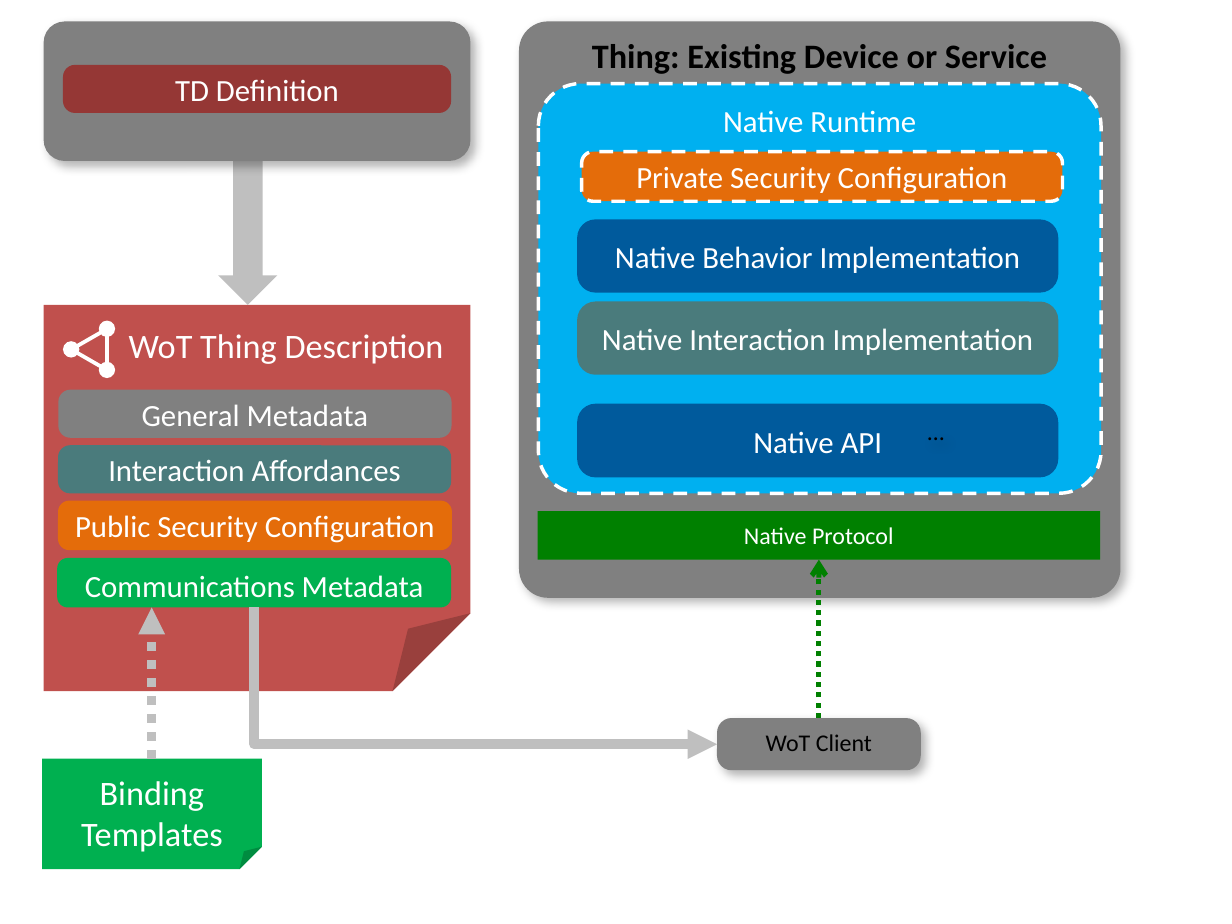
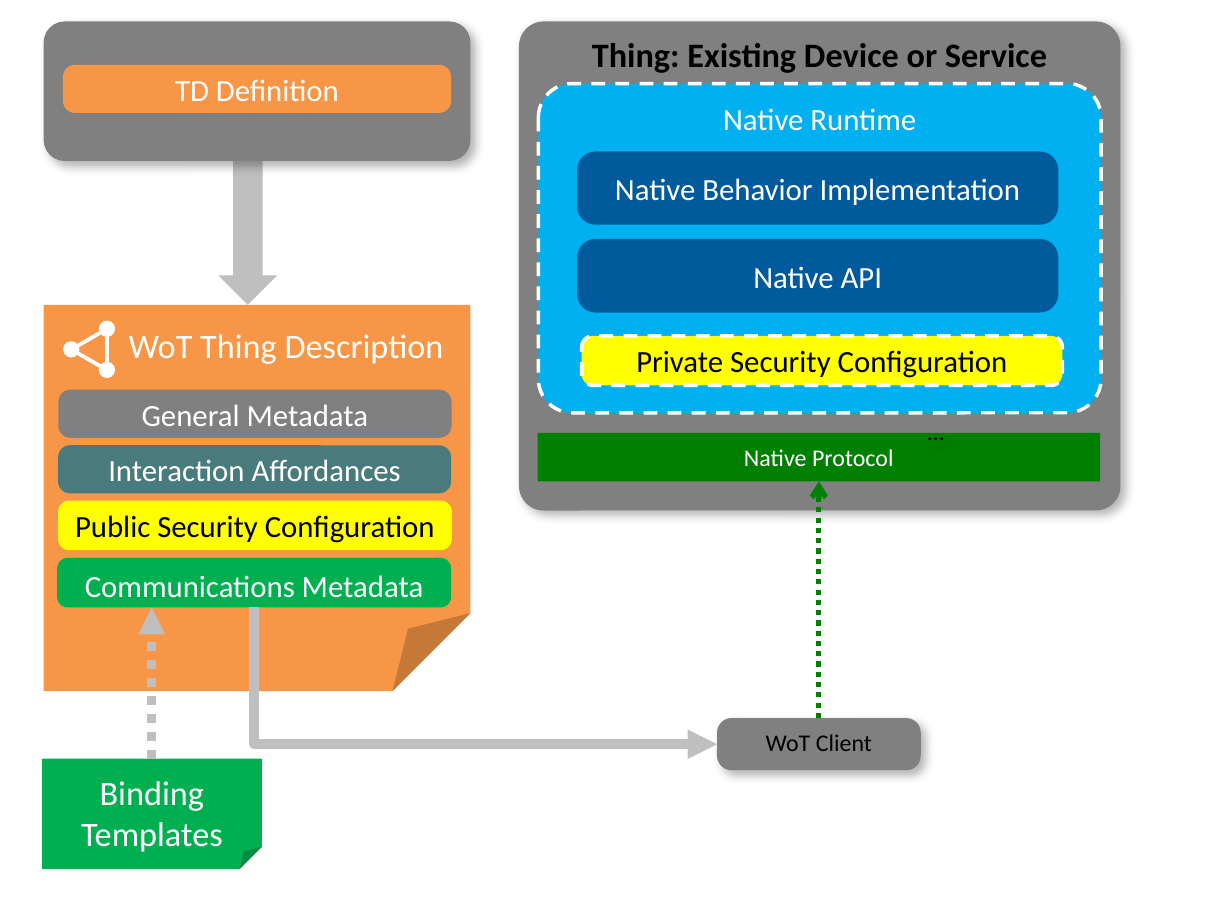
Before and after one commit to w3c/wot-architecture, a slide deck: slide 11 of images/wot-architecture-figures-new2.pptx. Drawn at 1232x924 pixels with LibreOffice and Linux fonts; fonts in the diff are those of the drawing. Boxes give left, top, right and bottom in pixels: in the first picture for what was removed or moved away, otherwise in the second. Text is boxed around its words. In the diff, an @@ line names an element or a change of style, - is before the commit and + after.

```diff
--- a/images/wot-architecture-figures-new2.pptx
+++ b/images/wot-architecture-figures-new2.pptx
@@ rounded rectangle "Thing: Existing Device or Service": place and size @@
-rounded rectangle "Thing: Existing Device or Service" at [519, 21, 1120, 598]
+rounded rectangle "Thing: Existing Device or Service" at [519, 21, 1120, 510]
@@ rounded rectangle "TD Definition" at [63, 65, 451, 113]: fill #953735 to #F79646 @@
@@ rounded rectangle "Native Runtime": place and size @@
-rounded rectangle "Native Runtime" at [538, 84, 1101, 494]
+rounded rectangle "Native Runtime" at [538, 84, 1101, 413]
@@ rounded rectangle "Native Behavior Implementation": place and size @@
-rounded rectangle "Native Behavior Implementation" at [578, 219, 1060, 292]
+rounded rectangle "Native Behavior Implementation" at [578, 152, 1060, 224]
@@ rounded rectangle "Native API": place and size @@
-rounded rectangle "Native API" at [578, 404, 1060, 478]
+rounded rectangle "Native API" at [578, 239, 1060, 313]
@@ folded corner "WoT Thing Description" at [43, 306, 469, 691]: fill #C0504D to #F79646 @@
@@ rounded rectangle removed at [578, 302, 1060, 375] @@
-Native Interaction Implementation
@@ rounded rectangle "Private Security Configuration" at [582, 336, 1062, 386]: text colour #FFFFFF to #000000; fill #E46C0A to #FFFF00 @@
@@ rounded rectangle "Private Security Configuration": place and size @@
-rounded rectangle "Private Security Configuration" at [582, 152, 1062, 201]
+rounded rectangle "Private Security Configuration" at [582, 336, 1062, 386]
@@ rectangle "Native Protocol": place and size @@
-rectangle "Native Protocol" at [537, 511, 1100, 559]
+rectangle "Native Protocol" at [537, 432, 1100, 480]
@@ rounded rectangle "Public Security Configuration" at [58, 500, 452, 549]: text colour #FFFFFF to #000000; fill #E46C0A to #FFFF00 @@
@@ arrow moved from (819, 718) - (819, 559) to (819, 718) - (819, 482) @@
```
Also in this commit, not shown: 6 other slides changed, 1 slide added, 4 slides removed.
